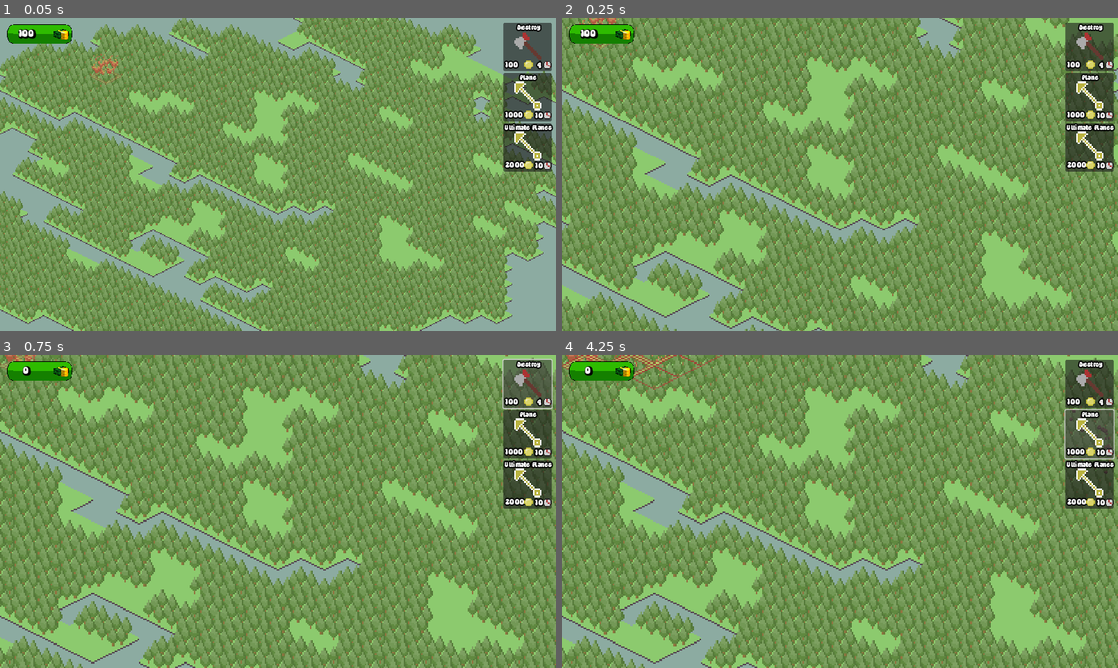
Above: before the commit, frames 1-4 (two rows, left to right).
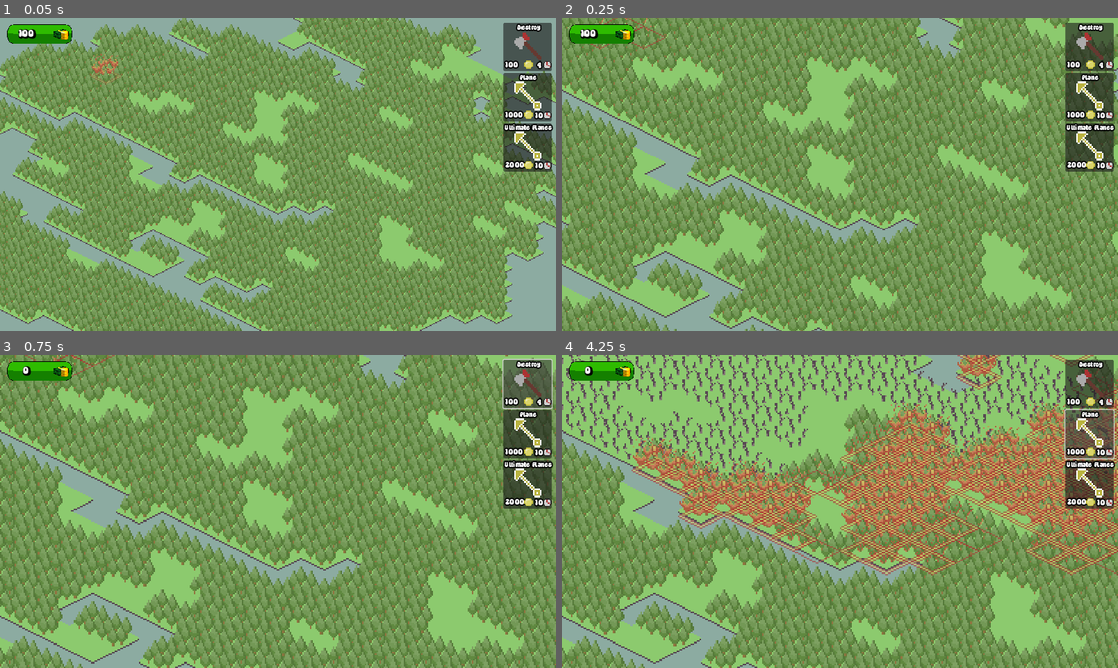
Above: after the commit, the same moments.

Repository: ManechLepage/BHX8.0
Game: Godot game, scene res://Scenes/testing1.tscn
Two runs of this game, one before a commit and one after it. Both use one fixed random seed, a clock stepped at 60 frames per second and the inputs below.
Inputs:
- Up to frame 1 (0.05 s): no input
- Up to frame 2 (0.25 s): no input
- Up to frame 3 (0.75 s): click "Destroy" at 0.5 s
- Up to frame 4 (4.25 s): click "Plane" at 1.25 s; click "Ultimate Planes" at 2 s; click "Destroy" at 2.75 s; click "Plane" at 3.5 s

Frame 1 is identical in both runs. In frame 2, 0.2% of the frame differs, in the area x 3-19%, y 0-10%; in frame 3, 0.2%; in frame 4, 39%, in the area x 0-100%, y 0-71%.

Commit message:
je fais un autre petit commit

Diff:
--- a/bhx/Scenes/testing1.tscn
+++ b/bhx/Scenes/testing1.tscn
@@ -84,6 +84,7 @@
 tile_set = SubResource("TileSet_wjvrg")
 
 [node name="Timer" type="Timer" parent="Tilemap"]
+wait_time = 0.1
 autostart = true
 
 [node name="Camera2D" type="Camera2D" parent="."]
--- a/bhx/Scripts/gamemanager.gd
+++ b/bhx/Scripts/gamemanager.gd
@@ -65,17 +65,15 @@
 	# - the burn states of the adjacent tiles, weighed by the wind direction
 	# - the wind strength
 	for tile in get_tree().get_first_node_in_group("TileMap").map:
-		if tile.type != TileType.FOREST and tile.burn_state != BurnState.BURNT:
+		if tile.type != TileType.FOREST or tile.burn_state == BurnState.BURNT:
 			continue
 		#find the total heat
 		var target_heat: float = 0
 		for idx in tile.get_neighbours():
 			var neighbour: Tile = get_tree().get_first_node_in_group("TileMap").map[idx]
 			if (neighbour.type == TileType.FOREST and neighbour.heat != 0):
-				var dir: Vector2 = neighbour.position - tile.position
+				var dir: Vector2 = Vector2(neighbour.position - tile.position).normalized()
 				#rescale diagonals
-				if (dir.x != 0 and dir.y != 0):
-					dir /= sqrt(2)
 				target_heat += ((wind.dot(dir) + 1) / 2 * neighbour.heat)
 		target_heat *= TEMPERATURE
 		var normal_sample: float = 0
@@ -84,7 +82,7 @@
 		normal_sample = normal_sample / 12
 		#print(normal_sample)
 		#print(target_heat, " ", tile.heat)
-		tile.new_heat = min(1, max(tile.heat, tile.heat * normal_sample + target_heat * (1 - normal_sample)))
+		tile.new_heat = min(1, max(tile.heat / 2, tile.heat * normal_sample + target_heat * (1 - normal_sample)))
 		#if tile.heat != 0:
 		#	print(tile.heat)
 		if tile.heat < 0.2:
@@ -96,7 +94,7 @@
 		else:
 			tile.burn_state = BurnState.HIGH
 		tile.accumulated_heat += tile.heat
-		if tile.accumulated_heat > BURN_THRESHOLD:
+		if tile.accumulated_heat > BURN_THRESHOLD and tile.burn_state != BurnState.NONE:
 			tile.burn_state = BurnState.BURNT
 			tile.heat = 0
 	for tile in get_tree().get_first_node_in_group("TileMap").map:
--- a/bhx/Scripts/tile.gd
+++ b/bhx/Scripts/tile.gd
@@ -10,12 +10,37 @@
 var new_heat: float
 var accumulated_heat: float
 
+var odd_neighbours: Array[Vector2i] = [
+	Vector2i(1, 0),
+	Vector2i(0, 1),
+	Vector2i(-1, 0),
+	Vector2i(0, -1),
+	Vector2i(1, 1),
+	Vector2i(0, 2),
+	Vector2i(0, -2),
+	Vector2i(1, -1),
+]
+
+var even_neighbours: Array[Vector2i] = [
+	Vector2i(0, -2),
+	Vector2i(0, 2),
+	Vector2i(1, 0),
+	Vector2i(-1, 0),
+	Vector2i(0, 1),
+	Vector2i(-1, 1),
+	Vector2i(-1, -1),
+	Vector2i(0, -1)
+]
+
 func get_neighbours() -> Array[int]:
 	var result: Array[int] = []
-	for i in [-1, 0, 1]:
-		for j in [-1, 0, 1]:
-			if not (i == 0 and j == 0):
-				var neighbour: Vector2i = Vector2i(position.x + i, position.y + j)
-				if (neighbour.x >= 0 and neighbour.x < params.dimensions.x and neighbour.y >= 0 and neighbour.y < params.dimensions.y):
-					result.append(int(neighbour.y * params.dimensions.x + neighbour.x))
+	var neighbours: Array[Vector2i]
+	if position.y % 2 == 0:
+		neighbours = even_neighbours
+	else:
+		neighbours = odd_neighbours
+	for offset in neighbours:
+			var neighbour: Vector2i = Vector2i(position.x + offset.x, position.y + offset.y)
+			if (neighbour.x >= 0 and neighbour.x < params.dimensions.x and neighbour.y >= 0 and neighbour.y < params.dimensions.y):
+				result.append(int(neighbour.y * params.dimensions.x + neighbour.x))
 	return result
Not shown: 1 places in bhx/Resources/Grad2.tres that only renumber resources
Not shown: 1 places in bhx/Scenes/UI.tscn that only renumber resources
Not shown: 1 places in bhx/Scenes/testing1.tscn that only renumber resources
